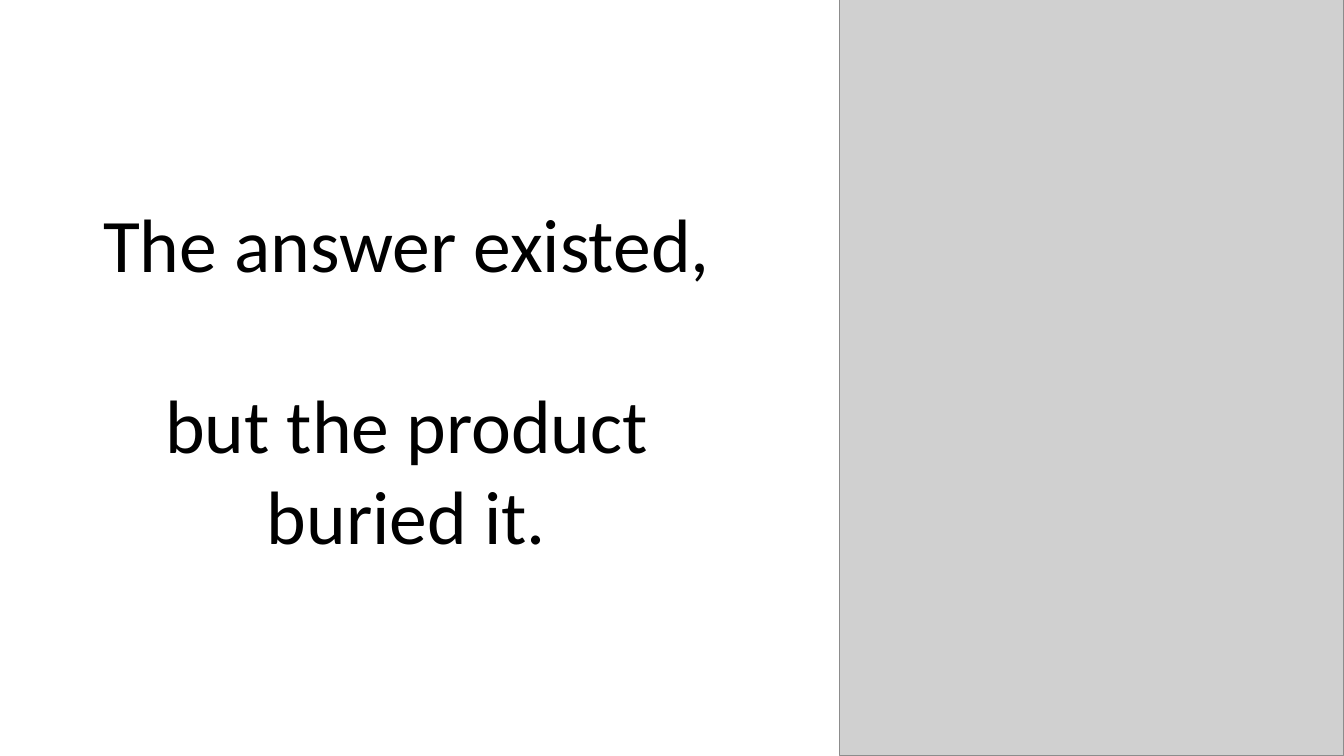
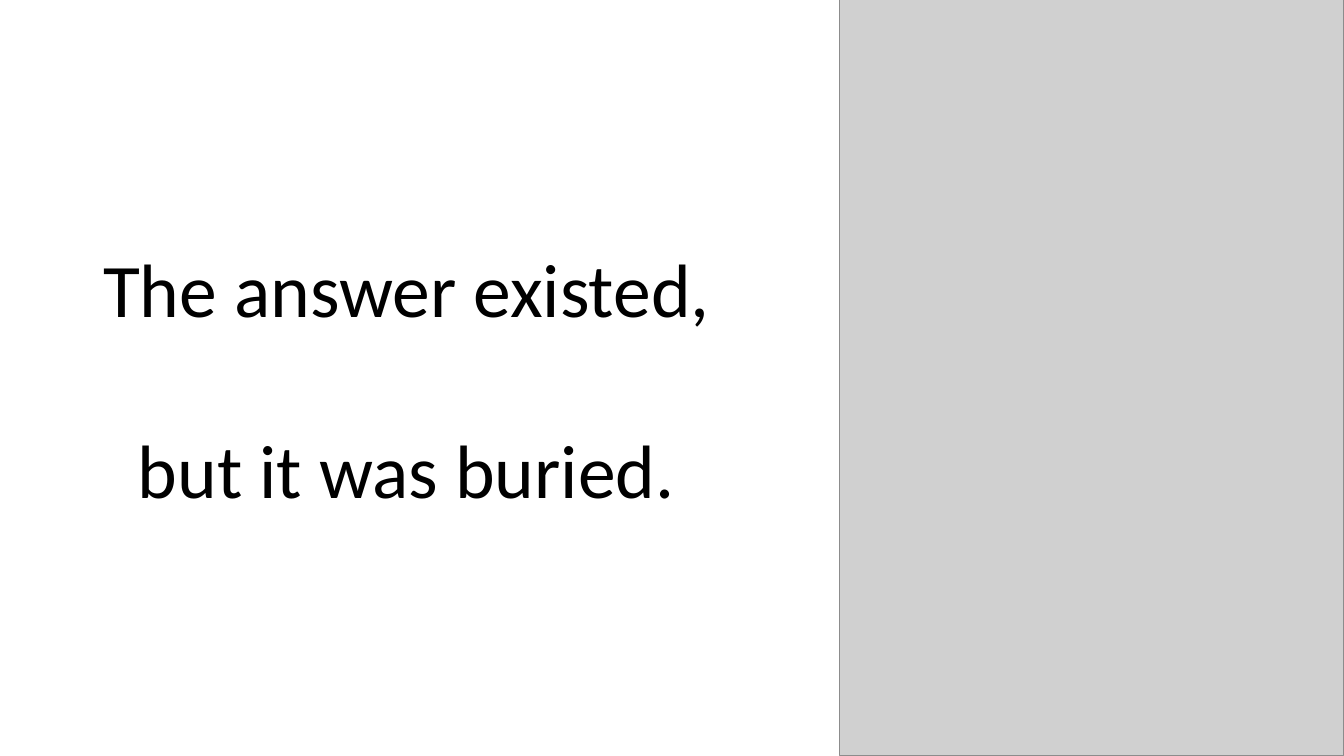
Before and after one commit to trailheadtechnology/10-ai-features-workshop, a slide deck: slide 15 of docs/slides/pptx/M0-opening.pptx (slide 18 before the commit). Drawn at 1344x756 pixels with LibreOffice and Linux fonts; fonts in the diff are those of the drawing; grey boxes stand for pictures. Boxes give left, top, right and bottom in pixels: in the first picture for what was removed or moved away, otherwise in the second. Text is boxed around its words. In the diff, an @@ line names an element or a change of style, - is before the commit and + after.

```diff
--- a/docs/slides/pptx/M0-opening.pptx
+++ b/docs/slides/pptx/M0-opening.pptx
@@ text at box(103, 264, 710, 499): text changed @@
-The answer existed,
-but the product buried it.
+The answer existed,
+but it was buried.
```
Also in this commit, not shown: 11 other slides changed, 2 slides added, 9 slides removed, 59 other files.
